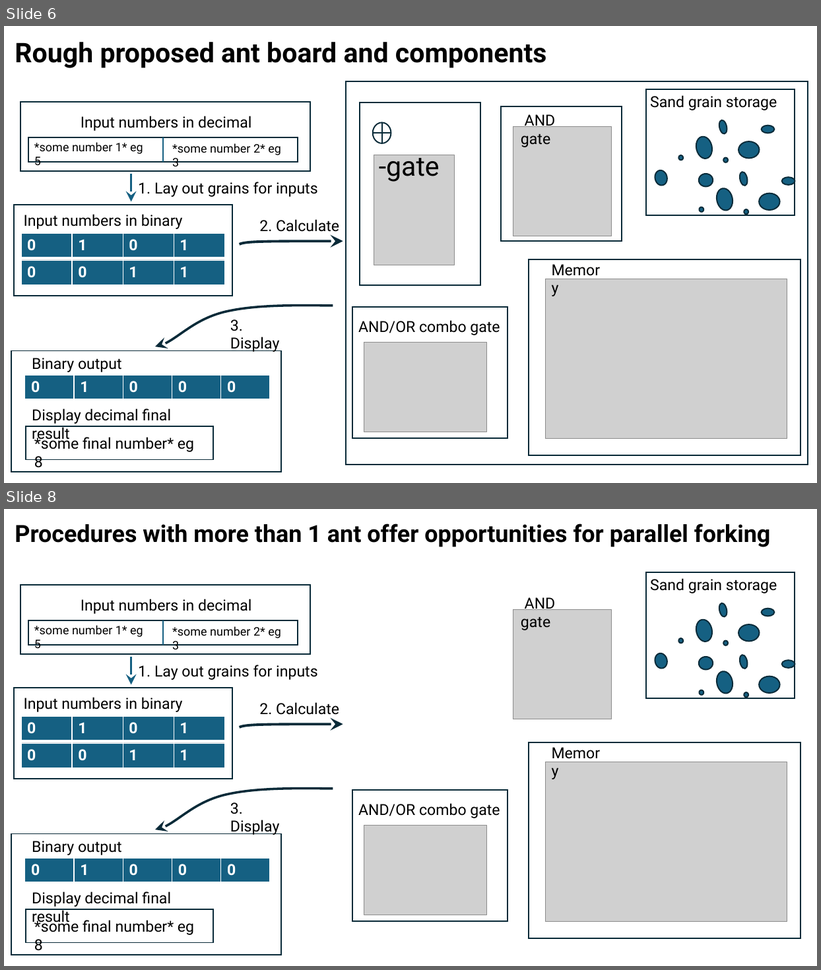
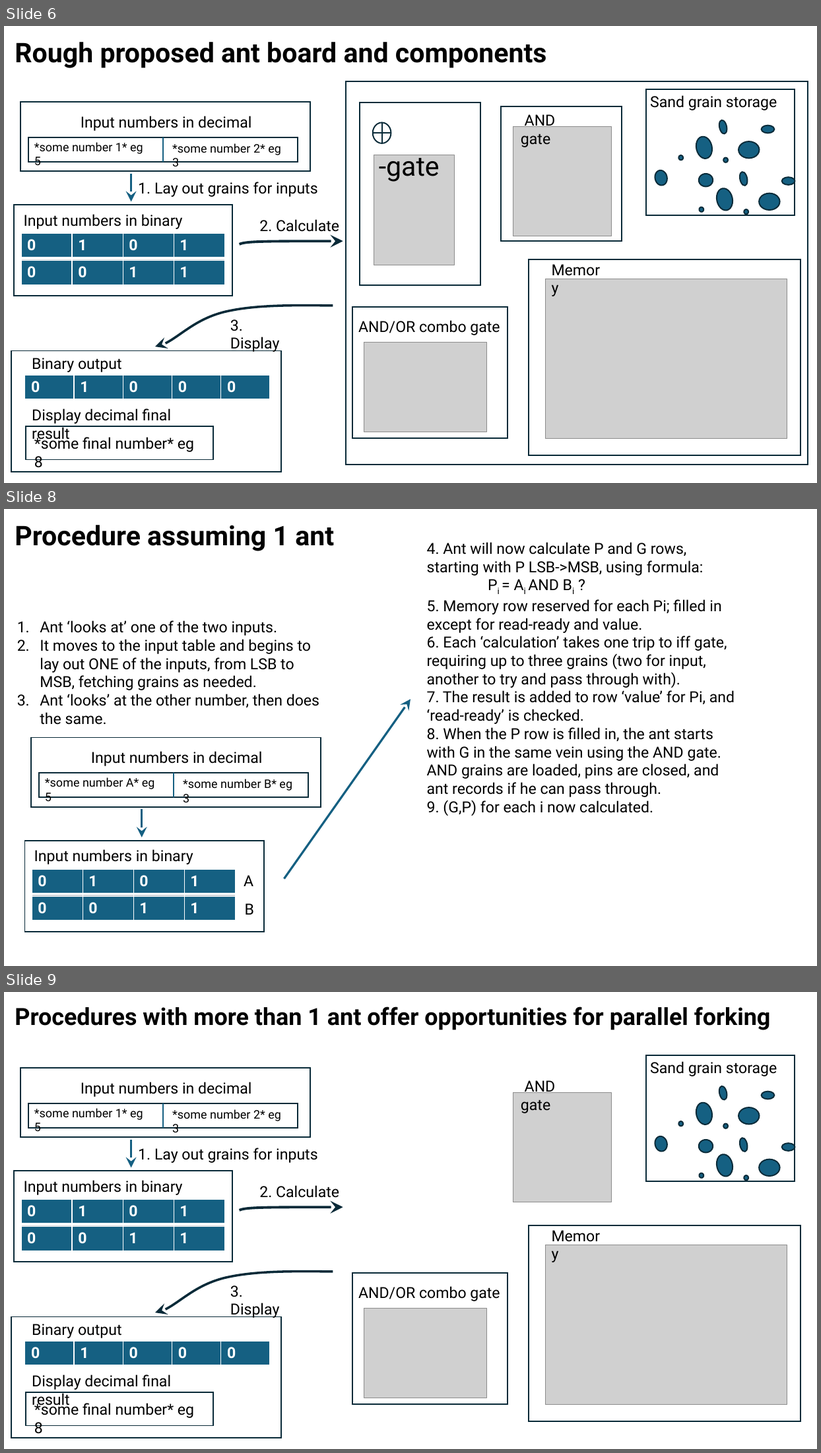
Before and after one commit to John-Cap/Ant-Colony-Calculator-Simulator, a slide deck: design/ant_board.pptx. Shown one above the other, each under a label of ours: slides 6 and 8 before the commit, slides 6, 8 and 9 after it; the slides between them are not shown. The pictures are 821x970 and 821x1453 pixels, drawn with LibreOffice and Linux fonts; fonts in the diff are those of the drawing; grey boxes stand for pictures. Boxes give left, top, right and bottom in pixels: in the first picture for what was removed or moved away, otherwise in the second. Text is boxed around its words. In the diff, an @@ line names an element or a change of style, - is before the commit and + after.

```diff
--- a/design/ant_board.pptx
+++ b/design/ant_board.pptx
@@ slide 8 added at box(4, 509, 817, 966), background #FFFFFF @@
@@ text added at box(15, 525, 334, 551), 32 pt, text #000000, bold @@
+Procedure assuming 1 ant
@@ text added at box(427, 542, 735, 816), 18 pt, text #000000 @@
+4. Ant will now calculate P and G rows, starting with P LSB->MSB, using formula:
+Pi = Ai AND Bi ?
+5. Memory row reserved for each Pi; filled in except for read-ready and value.
+6. Each ‘calculation’ takes one trip to iff gate, requiring up to three grains (two for input, another to try and pass through with).
+7. The result is added to row ‘value’ for Pi, and ‘read-ready’ is checked.
+8. When the P row is filled in, the ant starts with G in the same vein using the AND gate. AND grains are loaded, pins are closed, and ant records if he can pass through.
+9. (G,P) for each i now calculated.
@@ text added at box(40, 621, 319, 725), 18 pt, text #000000 @@
+1. Ant ‘looks at’ one of the two inputs.
+2. It moves to the input table and begins to lay out ONE of the inputs, from LSB to MSB, fetching grains as needed.
+3. Ant ‘looks’ at the other number, then does the same.
@@ arrow added from (284, 879) to (411, 699), #156082 2.5 pt @@
@@ rectangle added at box(31, 738, 321, 807), outline #092A39 1.5 pt @@
@@ text added at box(91, 751, 262, 766), 18 pt, text #000000 @@
+Input numbers in decimal
@@ rectangle added at box(39, 773, 308, 797), outline #092A39 1.5 pt @@
@@ text added at box(45, 778, 155, 801), 14 pt, text #000000 @@
+*some number A* eg 5
@@ line added from (174, 773) to (174, 797), #156082 1.5 pt @@
@@ text added at box(183, 779, 292, 803), 14 pt, text #000000 @@
+*some number B* eg 3
@@ arrow added from (142, 810) to (142, 838), #156082 2.5 pt @@
@@ rectangle added at box(24, 841, 264, 931), outline #092A39 1.5 pt @@
@@ text added at box(34, 850, 193, 865), 18 pt, text #000000 @@
+Input numbers in binary
@@ table added at box(32, 869, 234, 919), 2 rows, 4 columns @@
+0 | 1 | 0 | 1
+ |  |  | 
@@ text added at box(244, 875, 253, 887), 18 pt, text #000000 @@
+A
@@ table added at box(32, 897, 234, 922), 1 rows, 4 columns @@
+0 | 0 | 1 | 1
@@ text added at box(245, 904, 254, 915), 18 pt, text #000000 @@
+B
@@ what was slide 8 is now slide 9 @@
```
Also in this commit, not shown: 1 slide changed.
